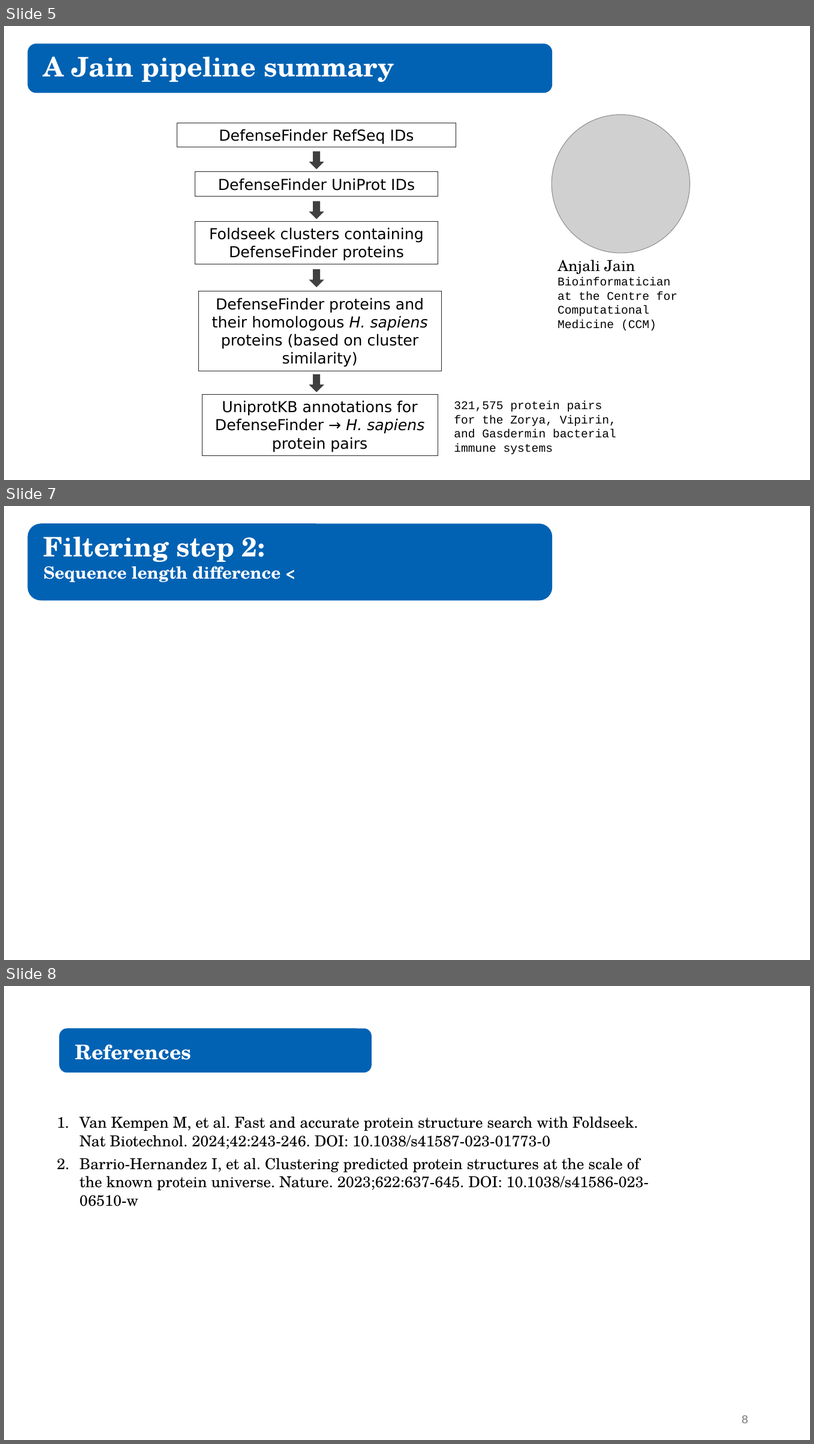
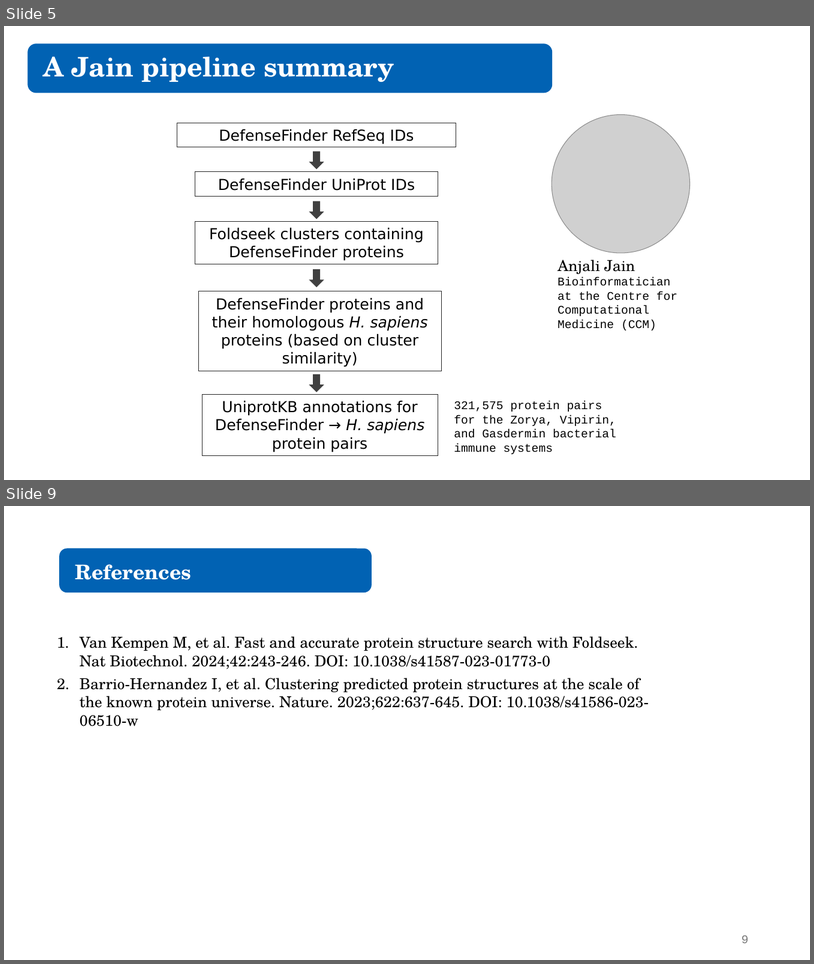
Before and after one commit to juliandeanmoran/BISSH, a slide deck: vis/reports/2026-02-18_projectUpdate_1.pptx. Shown one above the other, each under a label of ours: slides 5, 7 and 8 before the commit, slides 5 and 9 after it; the slides between them are not shown. The pictures are 814x1444 and 814x964 pixels, drawn with LibreOffice and Linux fonts; fonts in the diff are those of the drawing; grey boxes stand for pictures. Boxes give left, top, right and bottom in pixels: in the first picture for what was removed or moved away, otherwise in the second. Text is boxed around its words. In the diff, an @@ line names an element or a change of style, - is before the commit and + after.

```diff
--- a/vis/reports/2026-02-18_projectUpdate_1.pptx
+++ b/vis/reports/2026-02-18_projectUpdate_1.pptx
@@ slide 7 removed at bbox=[4, 506, 810, 960], background #FFFFFF @@
@@ rounded rectangle removed at bbox=[28, 524, 552, 600] @@
@@ text removed at bbox=[44, 537, 281, 582] @@
-Filtering step 2:
-Sequence length difference <
@@ what was slide 8 is now slide 9 @@
@@ page number at bbox=[742, 935, 749, 943]: text changed @@
-8
+9
```
Also in this commit, not shown: 1 slide changed, 2 slides added, 1 other file.
